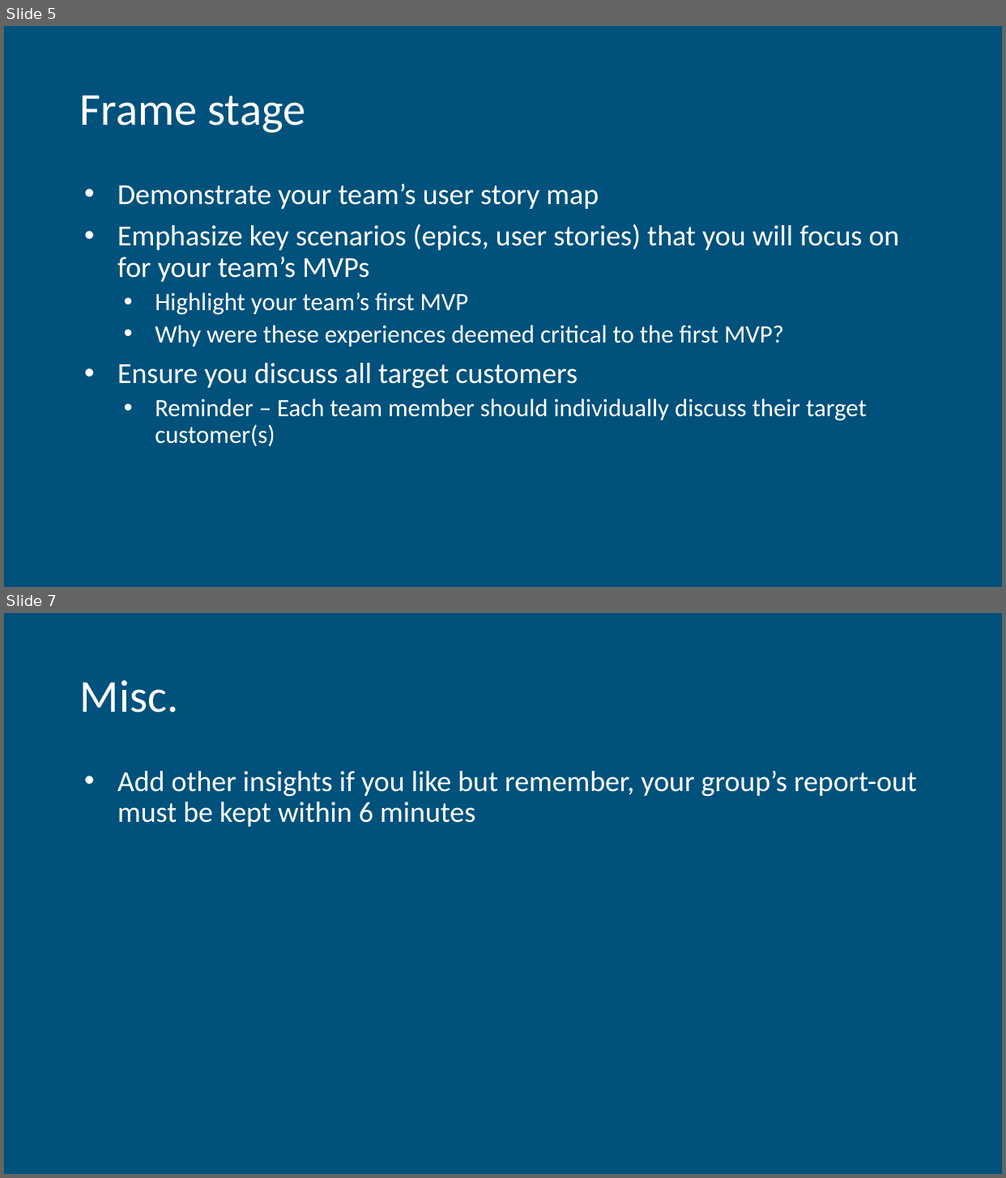
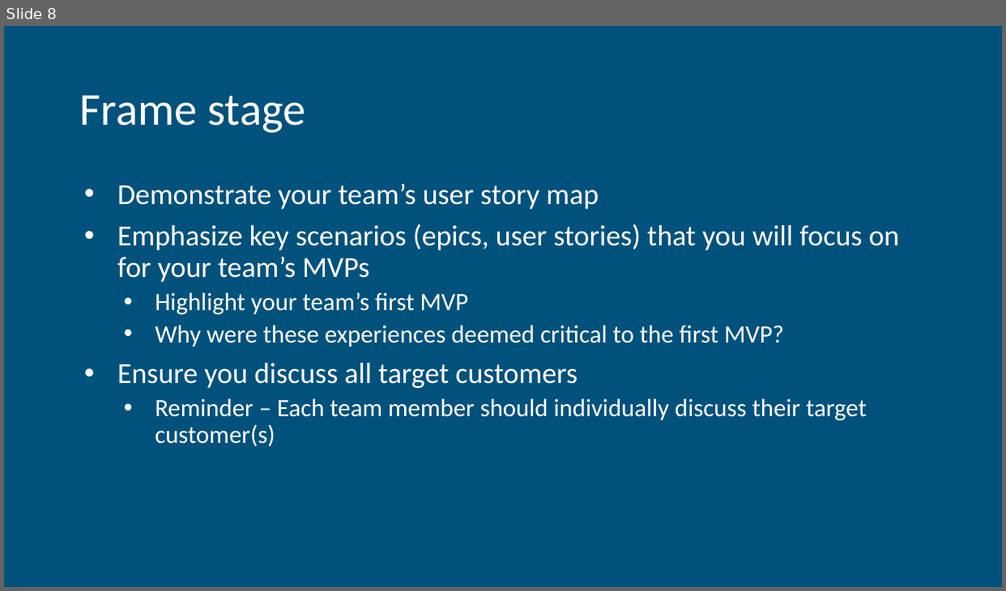
Before and after one commit to EvanGeissler/ENSE-471-UI-Project-CodeBreakers, a slide deck: Milestone 1/Milestone 1 Report Out.pptx. Shown one above the other, each under a label of ours: slides 5 and 7 before the commit, slide 8 after it; the slides between them are not shown. The pictures are 1006x1178 and 1006x591 pixels, drawn with LibreOffice and Linux fonts; fonts in the diff are those of the drawing. Boxes give left, top, right and bottom in pixels: in the first picture for what was removed or moved away, otherwise in the second. Text is boxed around its words. In the diff, an @@ line names an element or a change of style, - is before the commit and + after.

Commit message:
Milestone 1 Report Out Added

```diff
--- a/Milestone 1/Milestone 1 Report Out.pptx
+++ b/Milestone 1/Milestone 1 Report Out.pptx
@@ slide 7 removed at [4,613,1002,1174], background #00517C @@
@@ title removed at [80,680,178,713] @@
-Misc.
@@ text removed at [117,771,917,827] @@
-• Add other insights if you like but remember, your group’s report-out must be kept within 6 minutes
@@ what was slide 5 is now slide 8 @@
```
Also in this commit, not shown: 2 slides changed, 8 slides added, 2 other slides removed, 1 other file.
